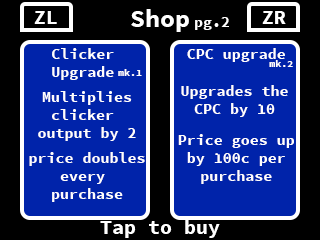
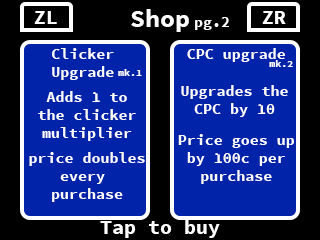
Layered file, before and after one edit (320 × 240). Changes by layer:
renamed "Multiplies clicker output by 2" to "Adds 1 to the clicker multiplier", painted on it over [38, 91, 136, 141]
